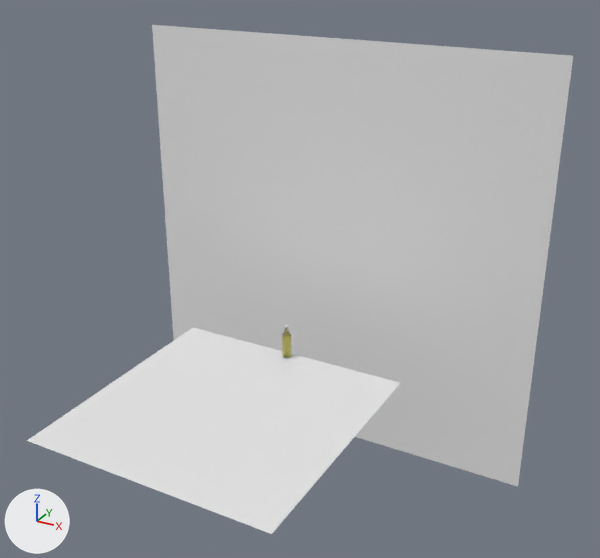
What one commit did to the Blender file garrafa-cerveja.blend.
One viewpoint serves both versions: a 50 mm lens placed at (3.05, -5.31, 3.25), pointed at (0.28, -0.28, 0.73). Arrows for +X, +Y and +Z are at lower left; the lights stay in place. The older version comes first.
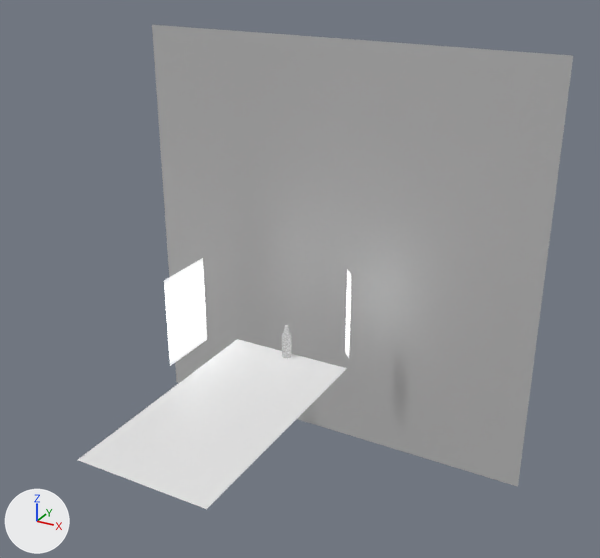
Pixel boxes [x1, y1, x2, y2] of what changed, in the pictures (600 x 558 px):
'Plane', reshaped (28% narrower, 18% shorter): before [27, 327, 400, 534]; after [78, 339, 347, 509]
'Plane.002', added: after [166, 281, 206, 344]
'Garrafa', surface changed: [282, 327, 291, 358] in both
'Plane.003', added: after [346, 294, 351, 337]
part 2 of me_plane_002, cut back: [152, 25, 573, 486] in both

The change, as a diff of the scene's bpy script:
```diff
--- a/garrafa-cerveja.blend.py
+++ b/garrafa-cerveja.blend.py
@@ mat_vidro_casco_001 @@
 mat_vidro_casco_001 = bpy.data.materials.new('vidro.casco.001')
-# nodes: BsdfPrincipled, OutputMaterial
-# colours: white #ffffff
+# nodes: Mapping, OutputMaterial, TexCoord, TexNoise
@@ mat_material_001 @@
+mat_material_001 = principled_material('Material.001')
+mat_material_001.base_color = (0.489, 0.489, 0.489)  # grey #bababa
@@ mat_key_light @@
+mat_key_light = bpy.data.materials.new('key_light')
+# nodes: BsdfTransparent, Emission, MixShader, OutputMaterial, TexGradient, ValToRGB
+# colours: white #ffffff, black #000000
@@ me_plane_001 @@
 # used by ob_plane; location = (0.0, -0.938, -0.143)
-me_plane_001.from_pydata(...)  # 4 vertices, 1 face; spans x -1.0..1.0, y -1.0..1.0, z 0.0
-me_plane_001.vertices[0].co = (-1.0, -1.0, 0.0)  # pixel (26, 440)
-me_plane_001.vertices[1].co = (1.0, -1.0, 0.0)  # pixel (271, 534)
-me_plane_001.vertices[2].co = (-1.0, 1.0, 0.0)  # pixel (193, 327)
-me_plane_001.vertices[3].co = (1.0, 1.0, 0.0)  # pixel (400, 382)
+me_plane_001.from_pydata(...)  # 4 vertices, 1 face; spans x -0.53..0.53, y -1.0..1.0, z 0.0
+# me_plane_001 part 1
+me_plane_001.vertices[0].co = (-0.53, -1.0, 0.0)  # pixel (77, 459)
+me_plane_001.vertices[1].co = (0.53, -1.0, 0.0)  # pixel (206, 509)
+me_plane_001.vertices[2].co = (-0.53, 1.0, 0.0)  # pixel (237, 339)
+me_plane_001.vertices[3].co = (0.53, 1.0, 0.0)  # pixel (347, 368)
@@ me_plane_002 @@
 # used by ob_plane_001; location = (0.0, 0.841, 0.49); rotation_euler = (1.571, 0.0, 0.0), in degrees (90, 0, 0); scale = (1.85, 1.85, 1.85)
 # verts and faces of me_plane_002; kept vertices keep their numbers, new ones are numbered from 4
 # before: 0 (-1.0, -1.0, 0.0), 1 (1.0, -1.0, 0.0) at pixel (517, 486), 2 (-1.0, 1.0, 0.0) at pixel (152, 24), 3 (1.0, 1.0, 0.0) at pixel (573, 55)
-me_plane_002.from_pydata(...)  # 4 vertices, 1 face; spans x -1.0..1.0, y -1.0..1.0, z 0.0
+me_plane_002.from_pydata(...)  # 6 vertices, 2 faces; spans x -1.0..1.0, y -1.0..1.0, z 0.0
+# me_plane_002 part 2
+delete_faces([(0, 1, 3, 2)])
+verts[4] = (0.0, -1.0, 0.0)  # pixel (330, 429)
+verts[5] = (0.0, 1.0, 0.0)  # pixel (336, 38)
+faces += [(1, 3, 5, 4), (0, 4, 5, 2)]
+me_plane_002.materials.append(mat_material_001)  # grey #bababa
@@ me_plane_003 @@
+me_plane_003.from_pydata([(-1.28, -0.92, 0.04), (0.83, -0.92, 0.04), (-1.28, 0.53, 0.04), (0.83, 0.53, 0.04)], [], [(0, 1, 3, 2)])
+me_plane_003.materials.append(mat_key_light)
@@ ob_plane_003 @@
+ob_plane_003 = bpy.data.objects.new('Plane.003', me_plane_003)
+ob_plane_003.location = (0.347, 0.4, 0.076)
+ob_plane_003.rotation_euler = (-0.757, 1.571, 0.0)  # degrees (-43, 90, 0)
+ob_plane_003.scale = (0.375, 0.0767, 0.375)
@@ ob_plane_002 @@
+ob_plane_002 = bpy.data.objects.new('Plane.002', me_plane_003.copy())
+ob_plane_002.location = (-0.874, -0.132, 0.076)
+ob_plane_002.rotation_euler = (0.0, 1.571, 0.0)  # degrees (0, 90, 0)
+ob_plane_002.scale = (0.375, 0.375, 0.375)
```
